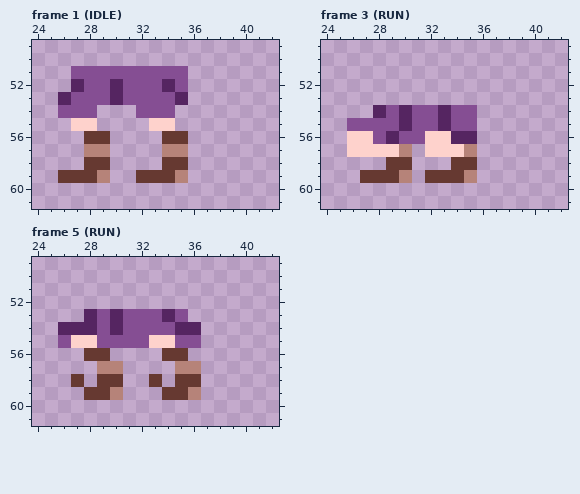
A pixel-art file gets an edit: img/legs.aseprite. Above, as it was before the edit.
64x64 pixels, 5 frames. Shown: frame 1 (IDLE): x 24..42, y 49..61; frame 3 (RUN): x 24..42, y 49..61; frame 5 (RUN): x 24..42, y 49..61. The commit also changed other frames, which this record leaves out.
After the commit:
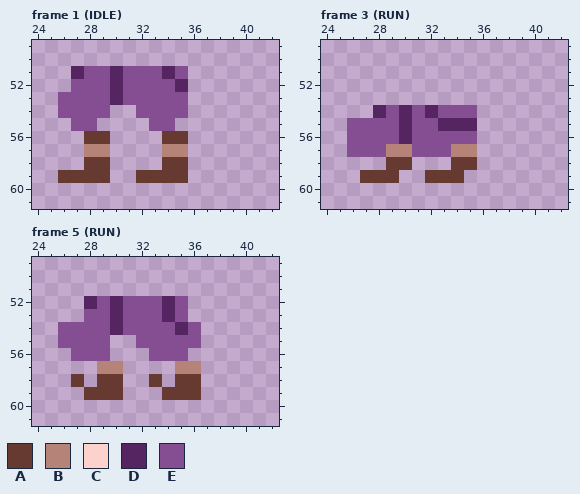
Palette (. is transparent): A #663931  B #b68379  C #fed2cc  D #552561  E #854e93
Edits made:
Frame 1 (IDLE):
y 51: x 27 E -> D; x 30 E -> D; x 34 E -> D
y 52: x 27 D -> E; x 34..35 DE -> ED
y 53: x 26 D -> E; x 35 D -> E
y 54: x 29 . -> E; x 35 . -> E
y 55: x 27..28 CC -> EE; x 33..34 CC -> EE
y 59: x 29 B -> A; x 35 B -> A
Frame 3 (RUN):
y 54: x 32..33 ED -> DE
y 55: x 34..35 EE -> DD
y 56: x 26..27 CC -> EE; x 29..30 DE -> ED; x 32..35 CCDD -> EEEE
y 57: x 26..29 CCCC -> EEEB; x 31..34 .CCC -> EEEB
y 59: x 30 B -> .; x 35 B -> .
Frame 5 (RUN):
y 52: x 28..35 ........ -> DEDEEEDE
y 53: x 28 D -> E
y 54: x 26..28 DDD -> EEE; x 36 D -> E
y 55: x 27..28 CC -> EE; x 30..31 EE -> ..; x 33..34 CC -> EE
y 56: x 27..29 .AA -> EEE; x 33..35 .AA -> EEE
y 59: x 30 B -> A; x 36 B -> A
Where, in picture pixels (left, top, right, bottom), the same in both pictures:
changed: (58, 66, 188, 183)
changed: (347, 105, 477, 183)
changed: (58, 296, 201, 400)
